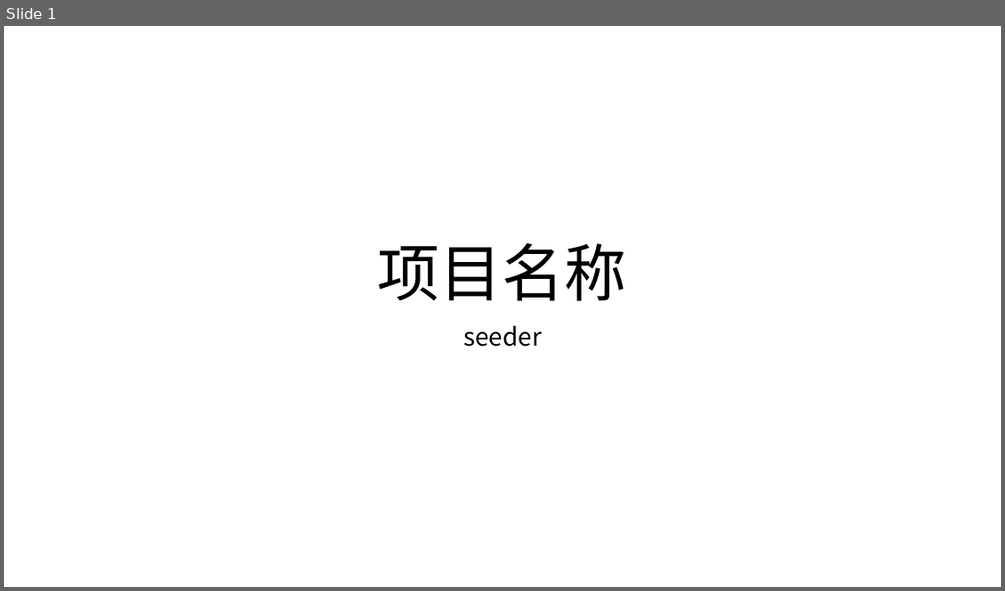
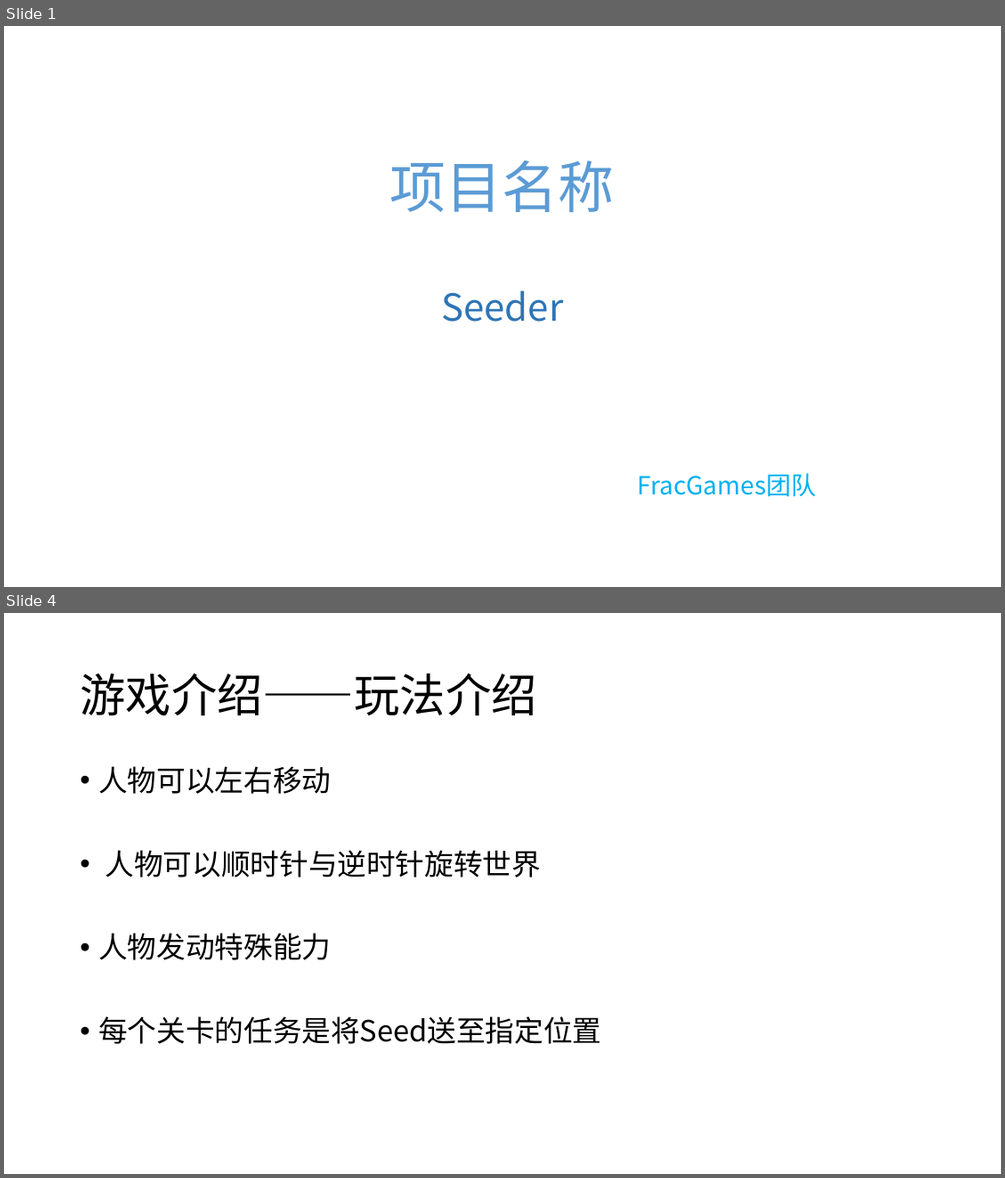
Before and after one commit to fracgames/fracgames.github.io, a slide deck: Presentation/Presentation.pptx. Shown one above the other, each under a label of ours: slide 1 before the commit, slides 1 and 4 after it; the slides between them are not shown. The pictures are 1005x591 and 1005x1178 pixels, drawn with LibreOffice and Linux fonts; fonts in the diff are those of the drawing. Boxes give left, top, right and bottom in pixels: in the first picture for what was removed or moved away, otherwise in the second. Text is boxed around its words. In the diff, an @@ line names an element or a change of style, - is before the commit and + after.

```diff
--- a/Presentation/Presentation.pptx
+++ b/Presentation/Presentation.pptx
@@ slide 4 added at <box>4,613,1001,1174</box>, background #FFFFFF @@
@@ title added at <box>80,673,537,716</box>, 44 pt, text #000000 @@
+游戏介绍——玩法介绍
@@ text added at <box>98,766,601,1044</box>, 28 pt, text #000000 @@
+• 人物可以左右移动
+• 人物可以顺时针与逆时针旋转世界
+• 人物发动特殊能力
+• 每个关卡的任务是将Seed送至指定位置
@@ slide 1 changed as well @@
@@ text "项目名称": place and size @@
-text "项目名称" at <box>378,243,627,301</box>
+text "项目名称" at <box>390,160,615,212</box>
@@ text "项目名称" at <box>390,160,615,212</box>: size 60 to 54 pt, text colour #000000 to gradient #1F4E79 to #5B9BD5 to #9DC3E6; line spacing 0.9 to 1; vertical alignment bottom to top @@
@@ subtitle at <box>441,290,817,497</box>: text changed; text colour #000000 to #00B0F0 @@
-seeder
+Seeder
+FracGames团队
```
Also in this commit, not shown: 7 other slides added, 5 slides removed, 1 other file.
